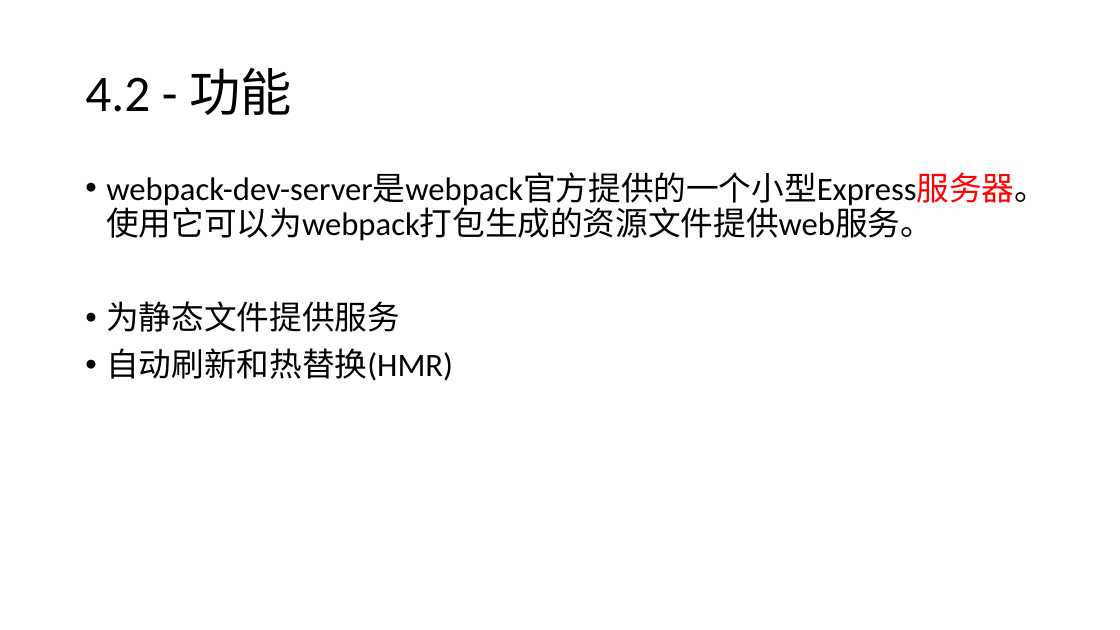
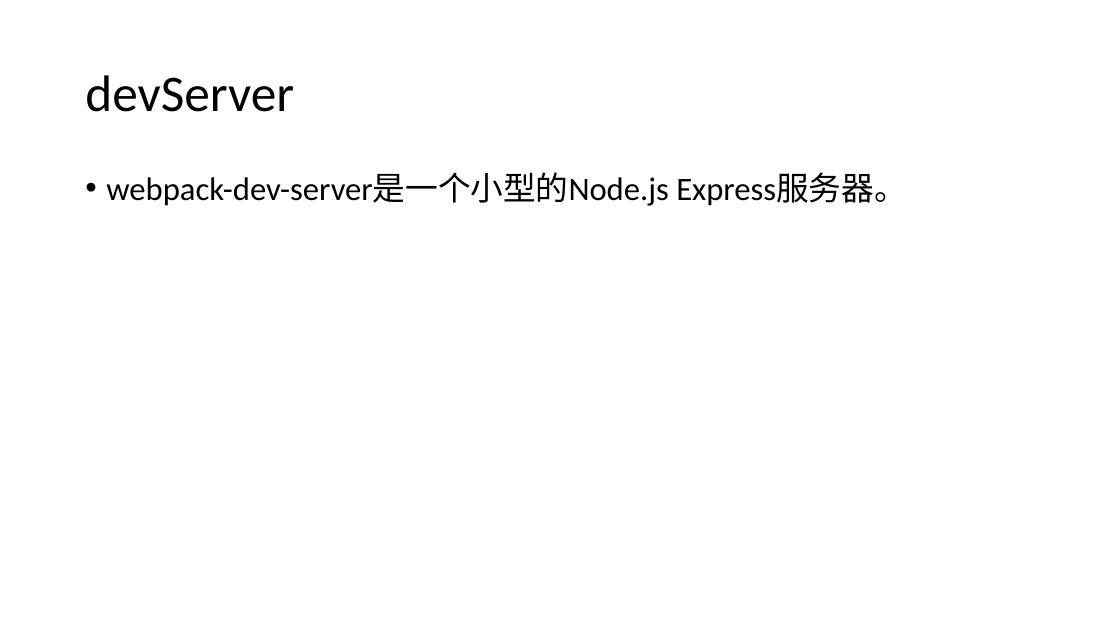
Before and after one commit to Cohen-Wang/workbench, a slide deck: slide 60 of cloud/webpack-ppt/培训 - webpack.pptx (slide 59 before the commit). Drawn at 1120x630 pixels with LibreOffice and Linux fonts; fonts in the diff are those of the drawing. Boxes give left, top, right and bottom in pixels: in the first picture for what was removed or moved away, otherwise in the second. Text is boxed around its words. In the diff, an @@ line names an element or a change of style, - is before the commit and + after.

```diff
--- a/cloud/webpack-ppt/培训 - webpack.pptx
+++ b/cloud/webpack-ppt/培训 - webpack.pptx
@@ title at <box>85,75,294,112</box>: text changed @@
-4.2 - 功能
+devServer
@@ text at <box>106,173,906,206</box>: text changed @@
-• webpack-dev-server是webpack官方提供的一个小型Express服务器。使用它可以为webpack打包生成的资源文件提供web服务。
-• 为静态文件提供服务
-• 自动刷新和热替换(HMR)
+• webpack-dev-server是一个小型的Node.js Express服务器。
```
Also in this commit, not shown: 18 other slides changed, 3 slides added, 9 other files.
